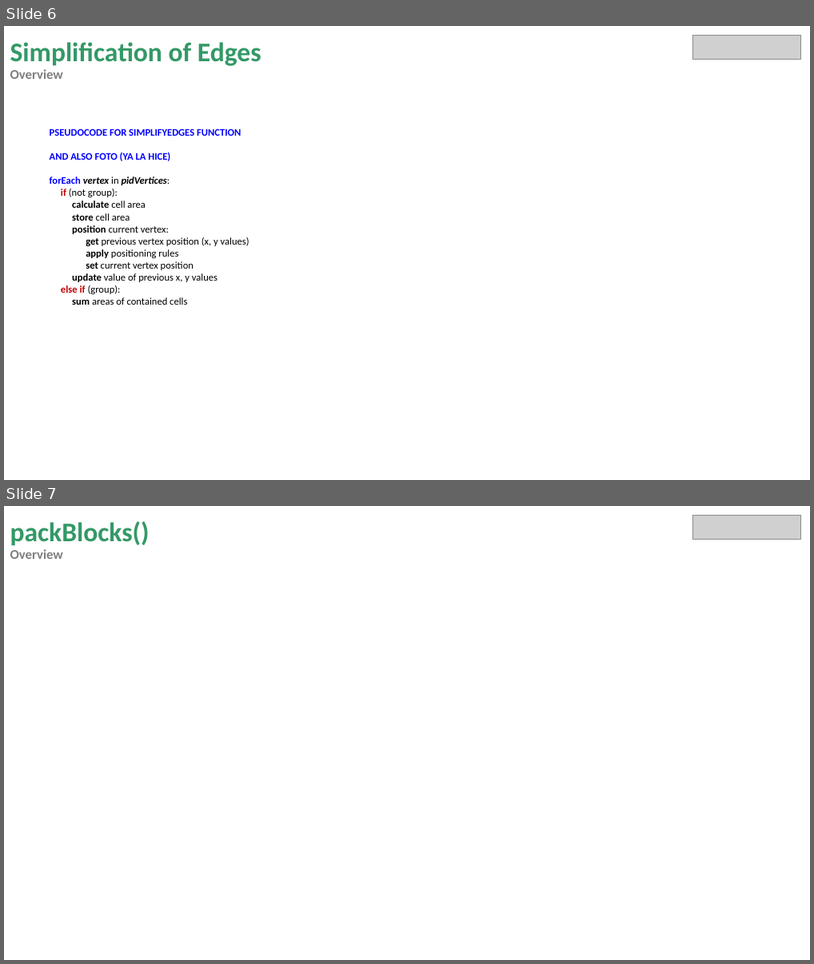
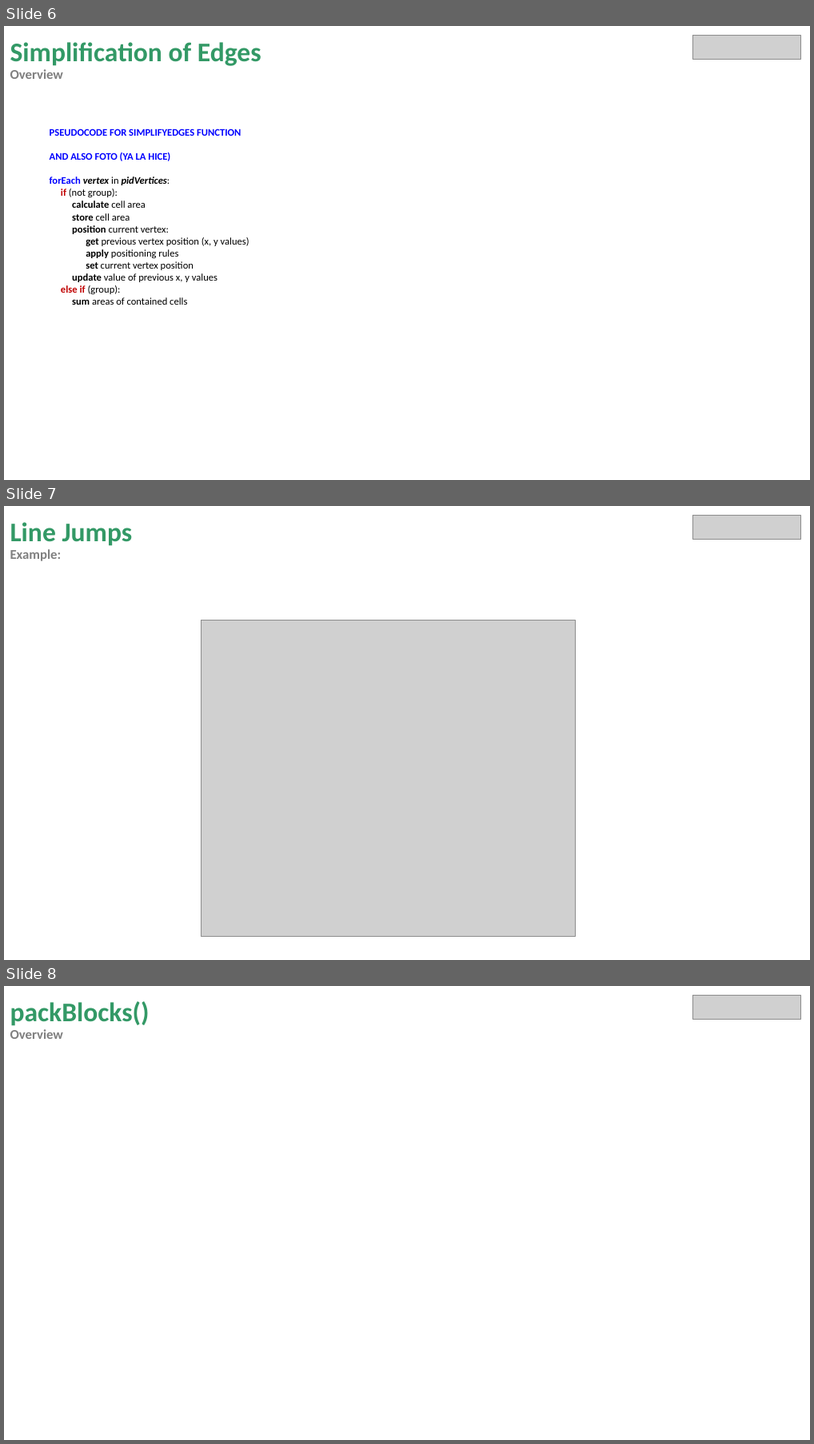
Before and after one commit to miguelrk/tum-mw-bachelorarbeit, a slide deck: 3 Entwicklungsphase/weekly_meeting_14.pptx. Shown one above the other, each under a label of ours: slides 6 and 7 before the commit, slides 6, 7 and 8 after it. The pictures are 814x964 and 814x1444 pixels, drawn with LibreOffice and Linux fonts; fonts in the diff are those of the drawing; grey boxes stand for pictures. Boxes give left, top, right and bottom in pixels: in the first picture for what was removed or moved away, otherwise in the second. Text is boxed around its words. In the diff, an @@ line names an element or a change of style, - is before the commit and + after.

```diff
--- a/3 Entwicklungsphase/weekly_meeting_14.pptx
+++ b/3 Entwicklungsphase/weekly_meeting_14.pptx
@@ slide 7 added at (4,506,810,960), background #FFFFFF @@
@@ title added at (10,522,133,561), 32 pt, text #339966, bold @@
+Line Jumps
+Example:
@@ picture added at (693,515,802,539) @@
@@ picture added at (202,620,576,936) @@
@@ what was slide 7 is now slide 8 @@
```
Also in this commit, not shown: 7 other files.
